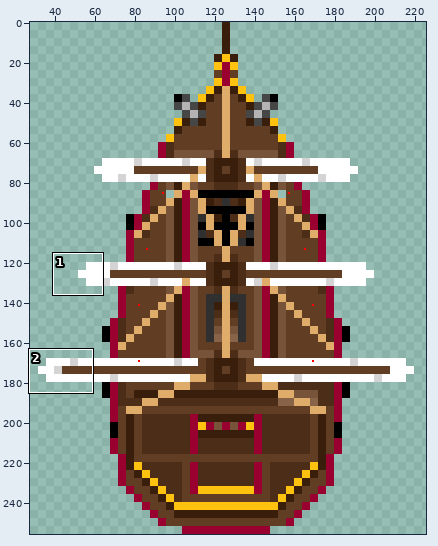
Sprite sheet: PirateGameSpritesAsepriteFiles/pg_ship_galleon_hull.png. The picture above shows the old version from afar; the outline marks the close-up.
Close-up. Before the edit:
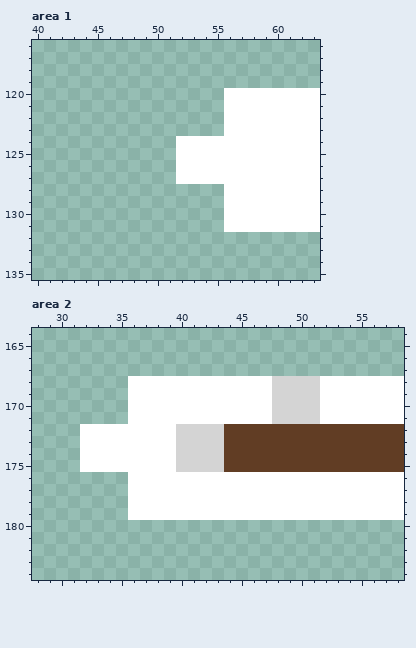
The file is 256x256 pixels. Shown: area 1: x 40..63, y 116..135; area 2: x 28..58, y 164..184. The wide view leaves out empty margins. The commit also changed other parts of the picture, which this record leaves out.
Once edited:
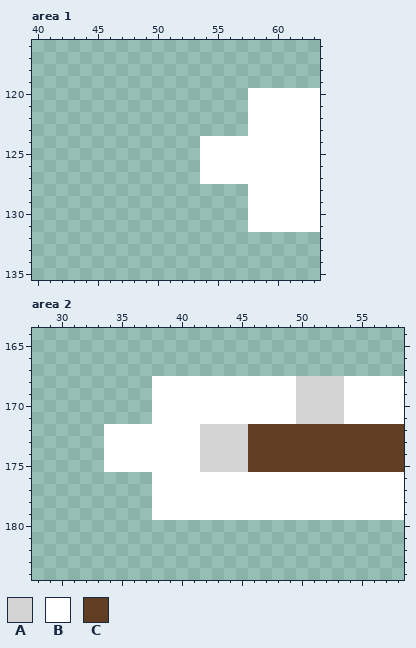
Palette (. is transparent): A #d4d4d4  B #ffffff  C #613d24
Difference:
{"where": "area 1"}
{"y":120,"x":56,"old":"BB","new":".."}
{"y":121,"x":56,"old":"BB","new":".."}
{"y":122,"x":56,"old":"BB","new":".."}
{"y":123,"x":56,"old":"BB","new":".."}
{"y":124,"x":52,"old":"BB","new":".."}
{"y":125,"x":52,"old":"BB","new":".."}
{"y":126,"x":52,"old":"BB","new":".."}
{"y":127,"x":52,"old":"BB","new":".."}
{"y":128,"x":56,"old":"BB","new":".."}
{"y":129,"x":56,"old":"BB","new":".."}
{"y":130,"x":56,"old":"BB","new":".."}
{"y":131,"x":56,"old":"BB","new":".."}
{"where": "area 2"}
{"y":168,"x":36,"old":"BB","new":".."}
{"y":168,"x":48,"old":"AA","new":"BB"}
{"y":168,"x":52,"old":"BB","new":"AA"}
{"y":169,"x":36,"old":"BB","new":".."}
{"y":169,"x":48,"old":"AA","new":"BB"}
{"y":169,"x":52,"old":"BB","new":"AA"}
{"y":170,"x":36,"old":"BB","new":".."}
{"y":170,"x":48,"old":"AA","new":"BB"}
{"y":170,"x":52,"old":"BB","new":"AA"}
{"y":171,"x":36,"old":"BB","new":".."}
{"y":171,"x":48,"old":"AA","new":"BB"}
{"y":171,"x":52,"old":"BB","new":"AA"}
{"y":172,"x":32,"old":"BB","new":".."}
{"y":172,"x":40,"old":"AA","new":"BB"}
{"y":172,"x":44,"old":"CC","new":"AA"}
{"y":173,"x":32,"old":"BB","new":".."}
{"y":173,"x":40,"old":"AA","new":"BB"}
{"y":173,"x":44,"old":"CC","new":"AA"}
{"y":174,"x":32,"old":"BB","new":".."}
{"y":174,"x":40,"old":"AA","new":"BB"}
{"y":174,"x":44,"old":"CC","new":"AA"}
{"y":175,"x":32,"old":"BB","new":".."}
{"y":175,"x":40,"old":"AA","new":"BB"}
{"y":175,"x":44,"old":"CC","new":"AA"}
{"y":176,"x":36,"old":"BB","new":".."}
{"y":177,"x":36,"old":"BB","new":".."}
{"y":178,"x":36,"old":"BB","new":".."}
{"y":179,"x":36,"old":"BB","new":".."}
{"label":"erased","picture_box":[176,88,248,232]}
{"label":"changed","picture_box":[80,376,344,520]}
